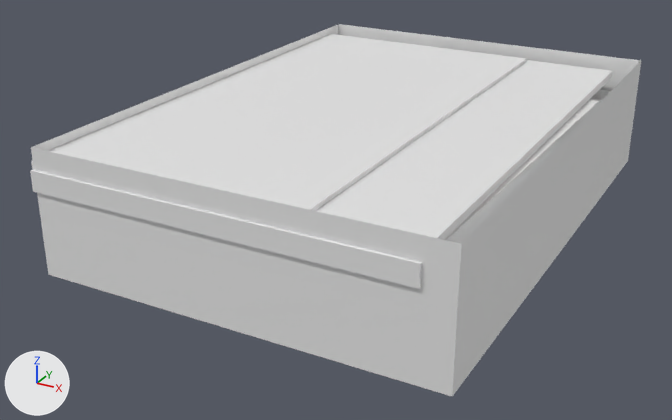
Before and after pictures for a commit that changed the Blender file MarkerAndCards.blend.
The view is the same before and after, from a camera (50 mm lens) standing at (53.3, -108.7, 44.7) and looking at (-3.4, -5.6, -6.9). Lighting does not change. The marker at lower left points along +X, +Y and +Z.

The older version as bpy lines, for what is in view:
```python
ob_cube_007 = bpy.data.objects.new('Cube.007', me_cube_026)
ob_cube_007.location = (0.2, 0.0, 0.0)
ob_cube_007.rotation_euler = (0.0, 0.0, 317.3)  # degrees (0, 0, 180)
ob_cube_007.scale = (26.5, 36.9, 8.24)
ob_internalthreadmarker_008 = bpy.data.objects.new('InternalThreadMarker.008', me_cylinder_025)
ob_internalthreadmarker_008.location = (19.4, 21.5, -2.7)
ob_internalthreadmarker_008.rotation_euler = (1.571, 0.0, 7.854)  # degrees (90, 0, 90)
ob_internalthreadmarker_008.scale = (2.97, 4.19, 0.265)
ob_internalthreadmarker_009 = bpy.data.objects.new('InternalThreadMarker.009', me_cylinder_017)
ob_internalthreadmarker_009.location = (25.9, 21.5, -2.7)
ob_internalthreadmarker_009.rotation_euler = (1.571, 0.0, 17.28)  # degrees (90, 0, 270)
ob_internalthreadmarker_009.scale = (2.97, 4.19, 0.265)
ob_internalthreadmarker_012 = bpy.data.objects.new('InternalThreadMarker.012', me_cylinder_027)
ob_internalthreadmarker_012.location = (19.5, 21.4, -2.8)
ob_internalthreadmarker_012.rotation_euler = (1.571, 0.0, 1.571)  # degrees (90, 0, 90)
ob_internalthreadmarker_012.scale = (2.93, 4.15, 0.265)
ob_threadcardholdercap2_004 = bpy.data.objects.new('ThreadCardHolderCap2.004', me_cube_009)
ob_threadcardholdercap2_004.location = (13.5, -26.9, 0.2)
ob_threadcardholdercap2_004.rotation_euler = (-4.712, -160.2, 4.712)  # degrees (-270, 181, 270)
ob_threadcardholdercap2_004.scale = (7.23, 12.2, 1.0)
ob_ttop = bpy.data.objects.new('TTop', me_cube_042)
ob_ttop.location = (22.7, 28.3, 2.8)
ob_ttop.scale = (1.68, 1.62, 0.26)
# also in view: 'ThreadCardHolder.002' at (17.1, -26.9, -2.7); 'TimeLine' at (14.8, -7.6, 4.1); 'Deckel.002' at (8.8, -26.9, -2.7); 'ThreadCardHolder.001' at (17.1, -6.9, -2.7); 'PlayerShortHand' at (-17.1, -11.4, 4.1)
```
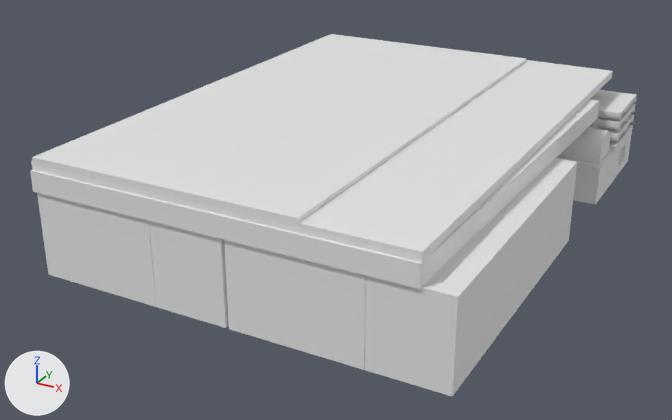
Edits to the bpy script that builds the scene:
```text
Change me_cube_042:
    where me_cube_042.from_pydata(...)  # 32 vertices, 24 faces, 1 loose edge; spans x 0.0..2.41, y -1.34..1.99, z -4.46..-0.1
    used by ob_ttop; location = (22.7, 28.3, 2.8); scale = (1.68, 1.62, 0.26)
    me_cube_042 part 1
    24 faces are deleted
    24 new faces join them
Change me_cylinder_017:
    used by ob_internalthreadmarker_009; location = (25.9, 21.5, -2.7); rotation_euler = (1.571, 0.0, 17.28), in degrees (90, 0, 270); scale = (2.97, 4.19, 0.265)
    remove me_cylinder_017.from_pydata(...)  # 18 vertices, 19 faces; spans x 0.0..1.57, y -1.32..0.0, z -2.89..-1.0
    add me_cylinder_017.from_pydata(...)  # 18 vertices, 14 faces; spans x 0.0..1.57, y -1.32..0.0, z -2.89..-1.0
    me_cylinder_017 part 2
    10 faces are deleted
    5 new faces join them
Change me_cylinder_025:
    used by ob_internalthreadmarker_008; location = (19.4, 21.5, -2.7); rotation_euler = (1.571, 0.0, 7.854), in degrees (90, 0, 90); scale = (2.97, 4.19, 0.265)
    remove me_cylinder_025.from_pydata(...)  # 24 vertices, 22 faces; spans x 0.0..1.57, y -1.32..0.0, z -1.04..1.03
    add me_cylinder_025.from_pydata(...)  # 24 vertices, 11 faces; spans x 0.0..1.57, y -1.32..0.0, z -1.04..1.03
    me_cylinder_025 part 3
    22 faces are deleted
    11 new faces join them
Change me_cylinder_027:
    where me_cylinder_027.from_pydata(...)  # 64 vertices, 34 faces; spans x -1.0..1.0, y -1.0..1.0, z -1.0..1.0
    used by ob_internalthreadmarker_012; location = (19.5, 21.4, -2.8); rotation_euler = (1.571, 0.0, 1.571), in degrees (90, 0, 90); scale = (2.93, 4.15, 0.265)
    me_cylinder_027 part 4
    34 faces are deleted
    34 new faces join them
Remove ob_cube_007:
    ob_cube_007 = bpy.data.objects.new('Cube.007', me_cube_026)
    ob_cube_007.location = (0.2, 0.0, 0.0)
    ob_cube_007.rotation_euler = (0.0, 0.0, 317.3)  # degrees (0, 0, 180)
    ob_cube_007.scale = (26.5, 36.9, 8.24)
```

Location of each change, (x1, y1, x2, y2) in pixels of the pictures (672 x 420 px; the box of a moved part takes in the faces that stretch with it):
'Cube.007', deleted: before (31, 24, 641, 396)
part 1 of me_cube_042, moved or reshaped: before (592, 90, 637, 119); after (592, 90, 637, 120)
part 2 of me_cylinder_017, cut back: before (596, 150, 615, 203); after (592, 148, 615, 205)
part 3 of me_cylinder_025, cut back: after (556, 148, 612, 204)
part 4 of me_cylinder_027, moved or reshaped (not visible before): after (558, 127, 610, 164)
'Deckel.003', unchanged, uncovered by the edit: after (37, 193, 157, 307)
'ThreadCardHolderCap2.004', unchanged, uncovered by the edit: before (366, 276, 458, 312); after (366, 213, 527, 312)
'ThreadCardHolder.003', unchanged, uncovered by the edit: after (150, 232, 228, 315)
'ThreadCardHolderCap2.001', unchanged, uncovered by the edit: before (537, 163, 577, 219); after (499, 158, 577, 231)
